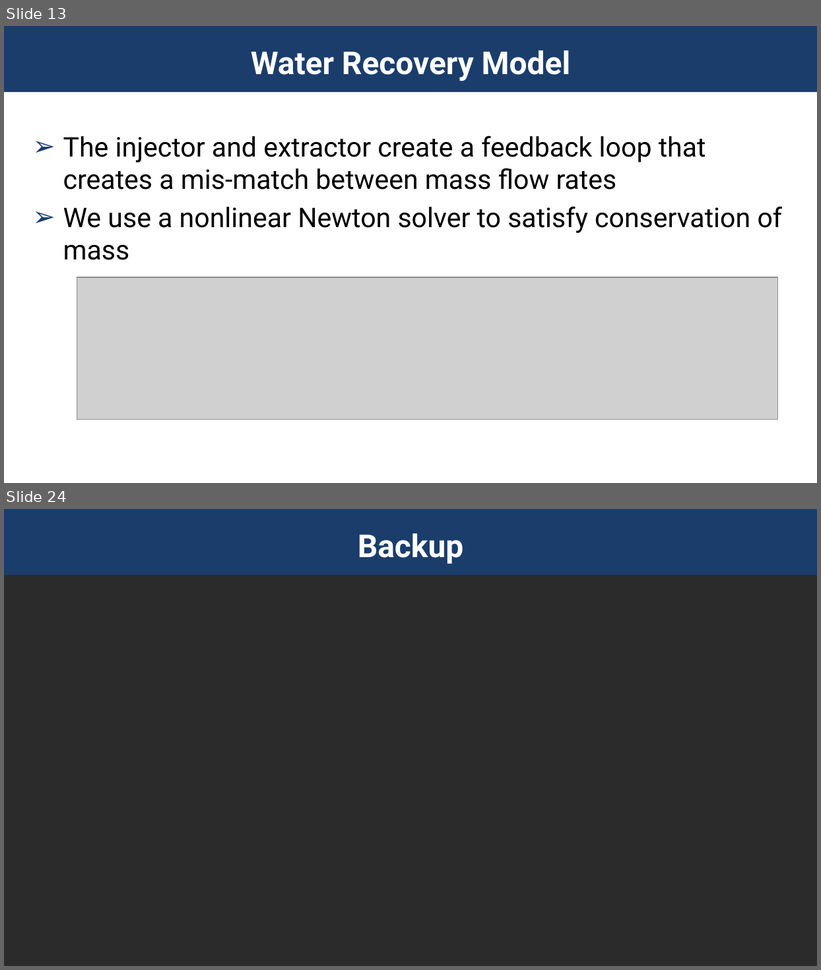
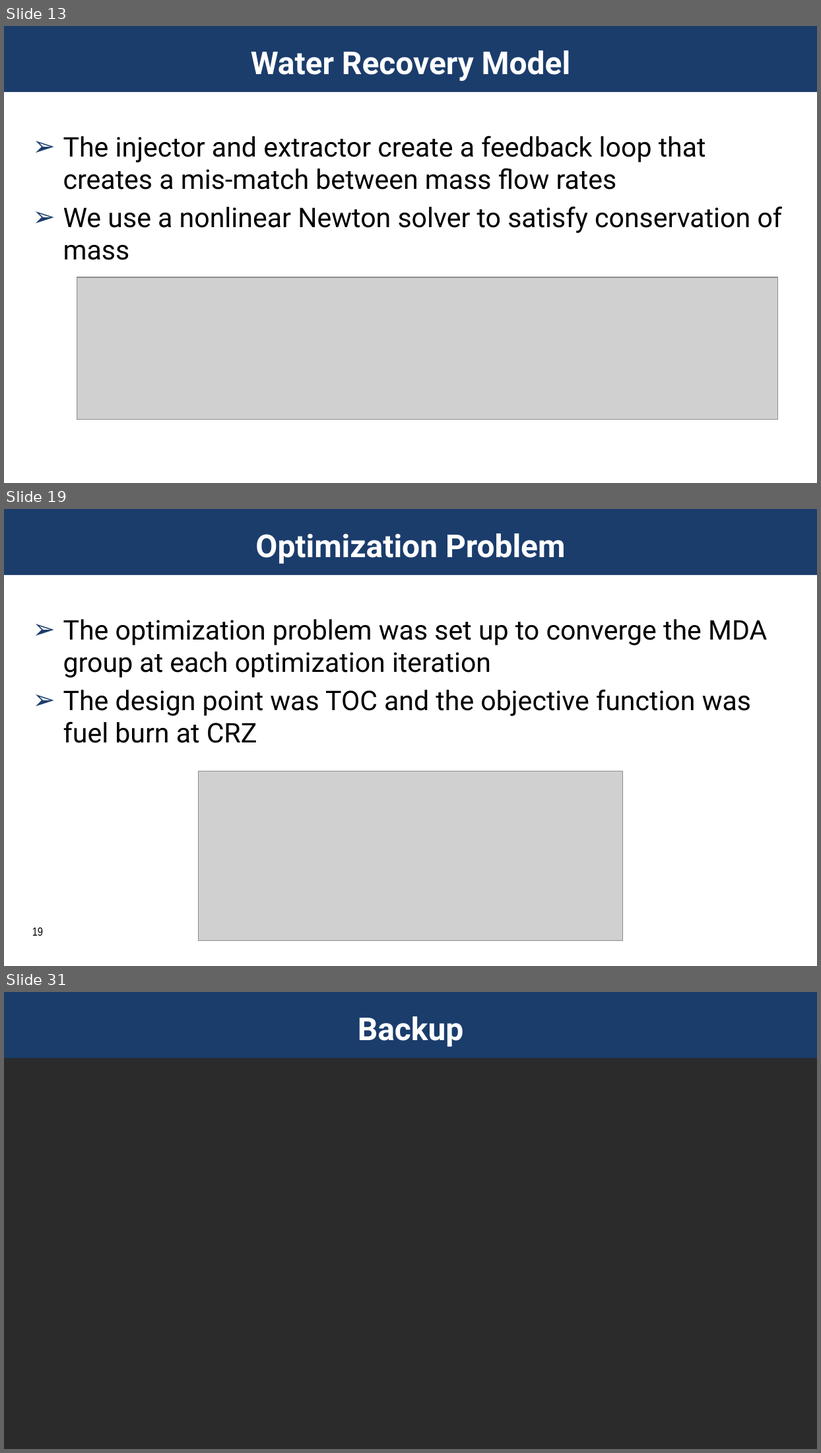
Before and after one commit to patma20/aviation2023-emissionProp, a slide deck: conference-slides/presentation.pptx. Shown one above the other, each under a label of ours: slides 13 and 24 before the commit, slides 13, 19 and 31 after it; the slides between them are not shown. The pictures are 821x970 and 821x1453 pixels, drawn with LibreOffice and Linux fonts; fonts in the diff are those of the drawing; grey boxes stand for pictures; background and template pictures are left out; a plain dark background stands for a picture behind light text. Boxes give left, top, right and bottom in pixels: in the first picture for what was removed or moved away, otherwise in the second. Text is boxed around its words. In the diff, an @@ line names an element or a change of style, - is before the commit and + after.

```diff
--- a/conference-slides/presentation.pptx
+++ b/conference-slides/presentation.pptx
@@ slide 19 added at [4, 509, 817, 966], background picture (left out); not listed: 1 template element that a slide beside it also shows @@
@@ title added at [255, 533, 566, 564], 28 pt, text #FFFFFF, bold @@
+Optimization Problem
@@ text added at [63, 619, 767, 743], 24 pt, text #000000 @@
+➢ The optimization problem was set up to converge the MDA group at each optimization iteration
+➢ The design point was TOC and the objective function was fuel burn at CRZ
@@ rectangle added at [617, 762, 682, 782], fill #FFFFFF @@
@@ picture added at [198, 772, 623, 941] @@
@@ rectangle added at [662, 772, 727, 792], fill #FFFFFF @@
@@ page number added at [32, 927, 43, 936], 10.5 pt, text #000000 @@
+19
@@ what was slide 24 is now slide 31 @@
```
Also in this commit, not shown: 10 slides changed, 10 other slides added, 4 slides removed, 3 other files.
